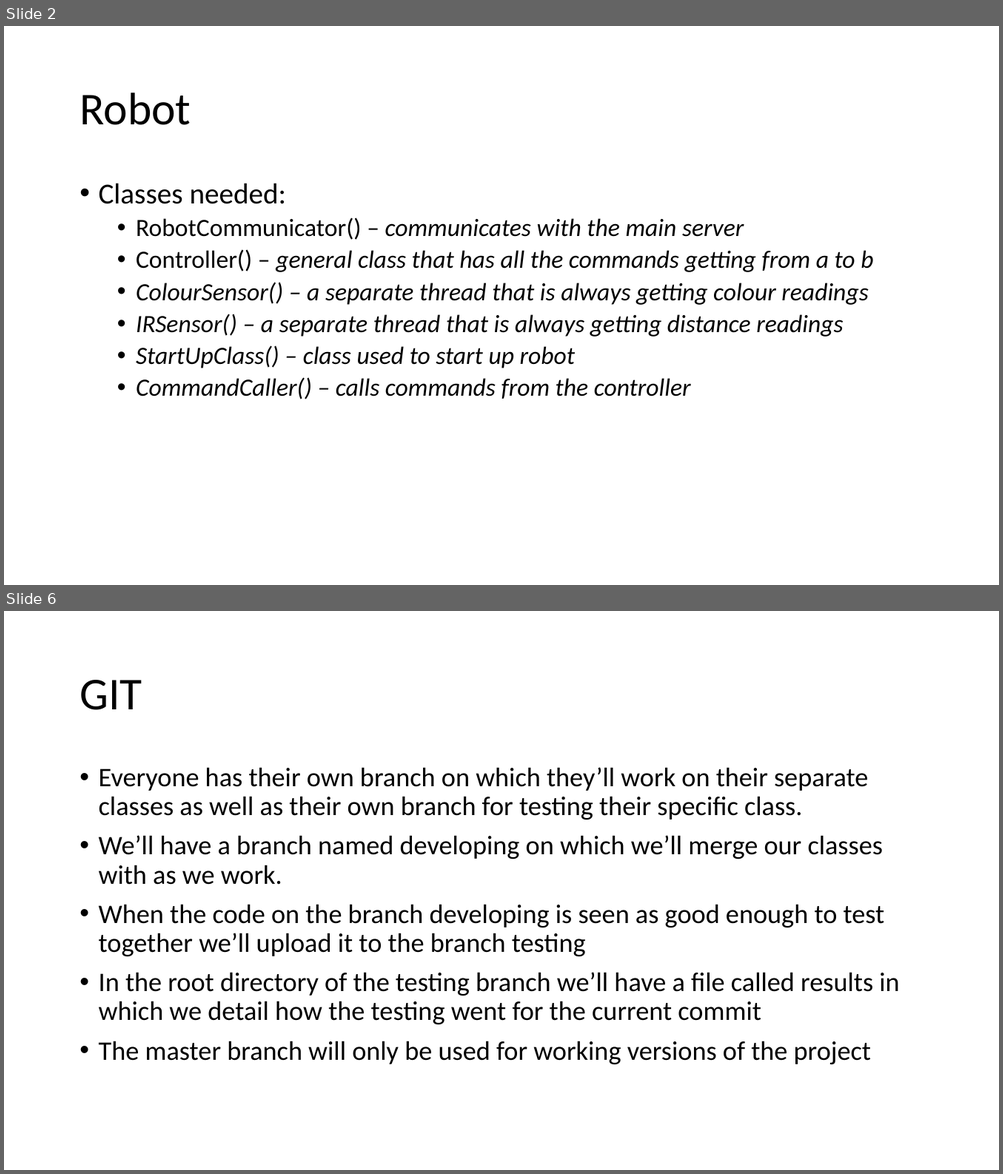
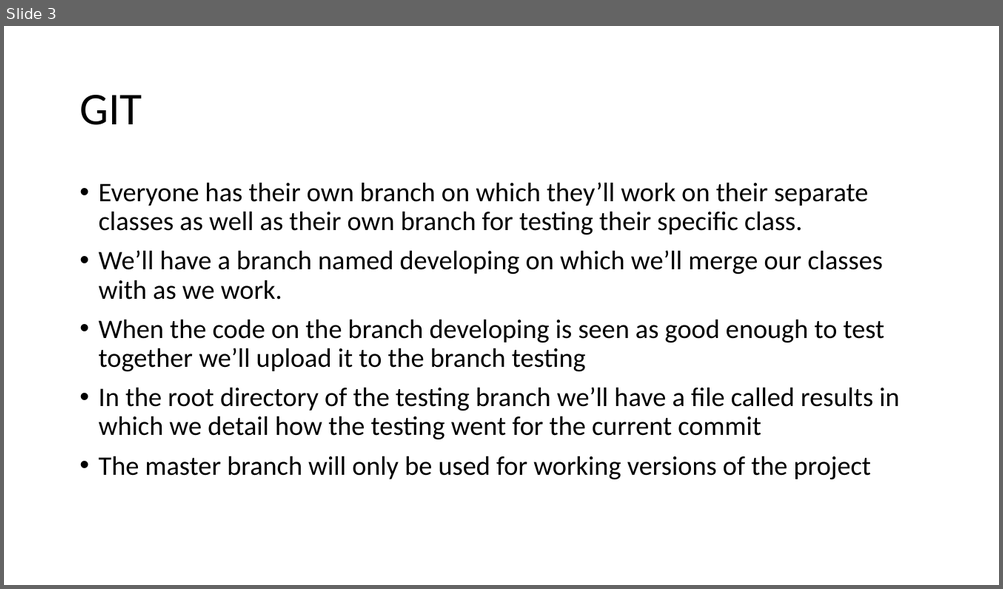
Before and after one commit to james99c/Autonomous-Warehouse-Project, a slide deck: Notes/Structure Of Classes/Presentation1.pptx. Shown one above the other, each under a label of ours: slides 2 and 6 before the commit, slide 3 after it; the slides between them are not shown. The pictures are 1003x1174 and 1003x589 pixels, drawn with LibreOffice and Linux fonts; fonts in the diff are those of the drawing. Boxes give left, top, right and bottom in pixels: in the first picture for what was removed or moved away, otherwise in the second. Text is boxed around its words. In the diff, an @@ line names an element or a change of style, - is before the commit and + after.

Commit message:
Created skeleton classes for everything

```diff
--- a/Notes/Structure Of Classes/Presentation1.pptx
+++ b/Notes/Structure Of Classes/Presentation1.pptx
@@ slide 2 removed at box(4, 26, 999, 585), background #FFFFFF @@
@@ title removed at box(79, 93, 190, 125) @@
-Robot
@@ text removed at box(99, 183, 873, 400) @@
-• Classes needed:
-  • RobotCommunicator() – communicates with the main server
-  • Controller() – general class that has all the commands getting from a to b
-  • ColourSensor() – a separate thread that is always getting colour readings
-  • IRSensor() – a separate thread that is always getting distance readings
-  • StartUpClass() – class used to start up robot
-  • CommandCaller() – calls commands from the controller
@@ what was slide 6 is now slide 3 @@
```
Also in this commit, not shown: 2 slides changed, 2 other slides removed, 26 other files.
